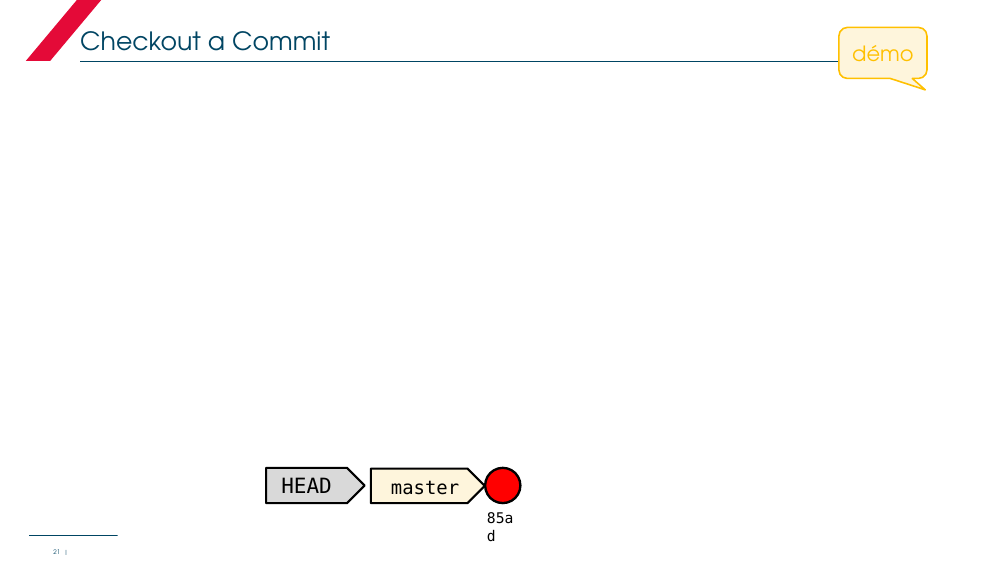
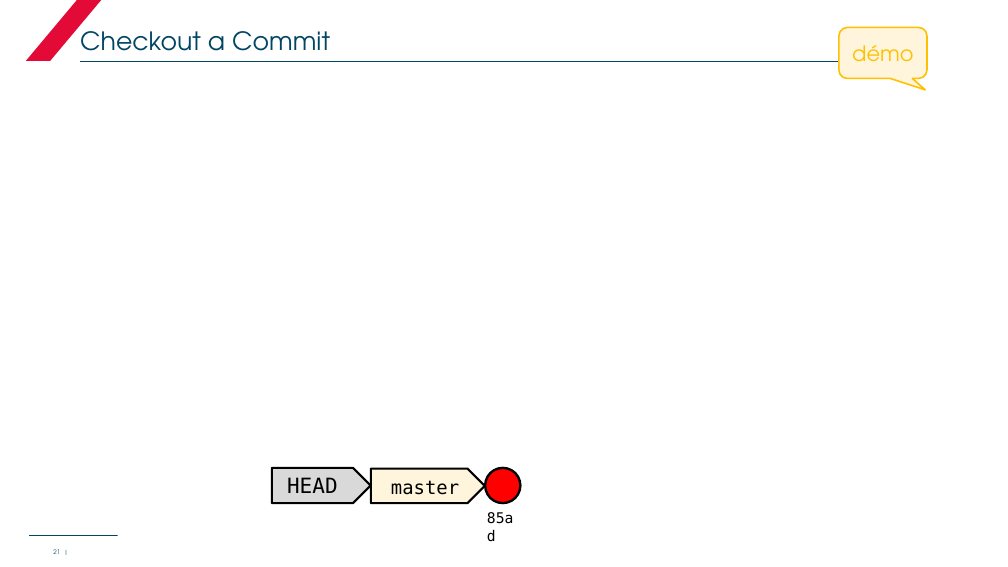
Before and after one commit to kmahmou/passion, a slide deck: slide 21 of docs/ppt/git_module_02.pptx. Drawn at 1008x567 pixels with LibreOffice and Linux fonts; fonts in the diff are those of the drawing; background and template pictures are left out. Boxes give left, top, right and bottom in pixels: in the first picture for what was removed or moved away, otherwise in the second. Text is boxed around its words. In the diff, an @@ line names an element or a change of style, - is before the commit and + after.

Commit message:
Git final check

```diff
--- a/docs/ppt/git_module_02.pptx
+++ b/docs/ppt/git_module_02.pptx
@@ down arrow "HEAD": place and size @@
-down arrow "HEAD" at [267, 468, 365, 503]
+down arrow "HEAD" at [273, 468, 371, 503]
```
Also in this commit, not shown: 2 other slides changed, 4 other files.
